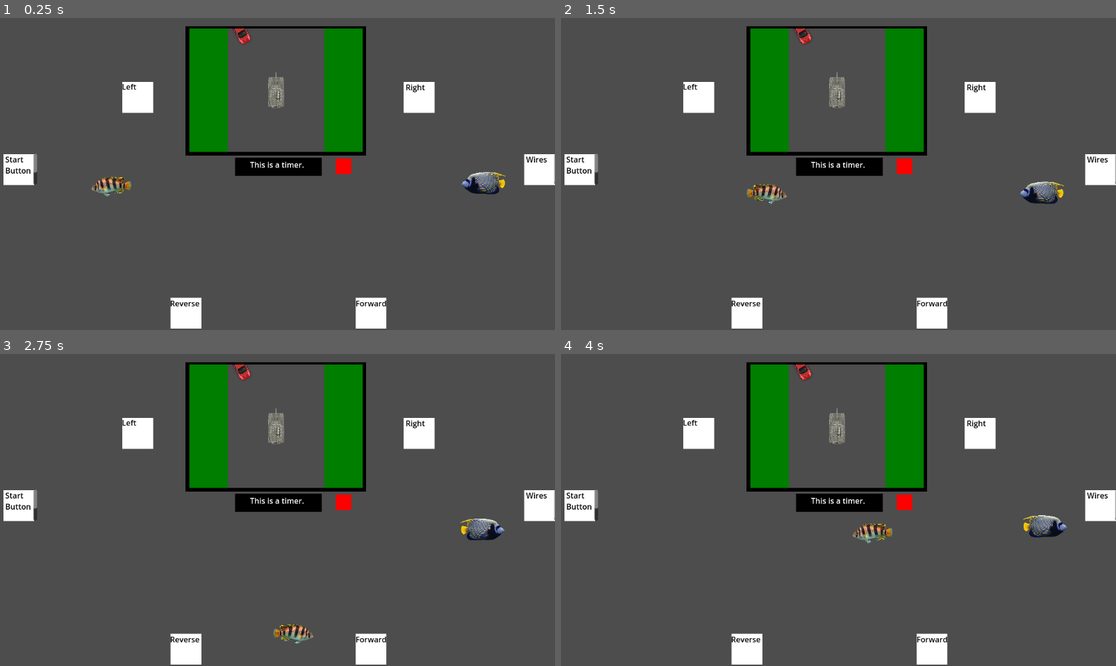
Above: before the commit, frames 1-4 (two rows, left to right).
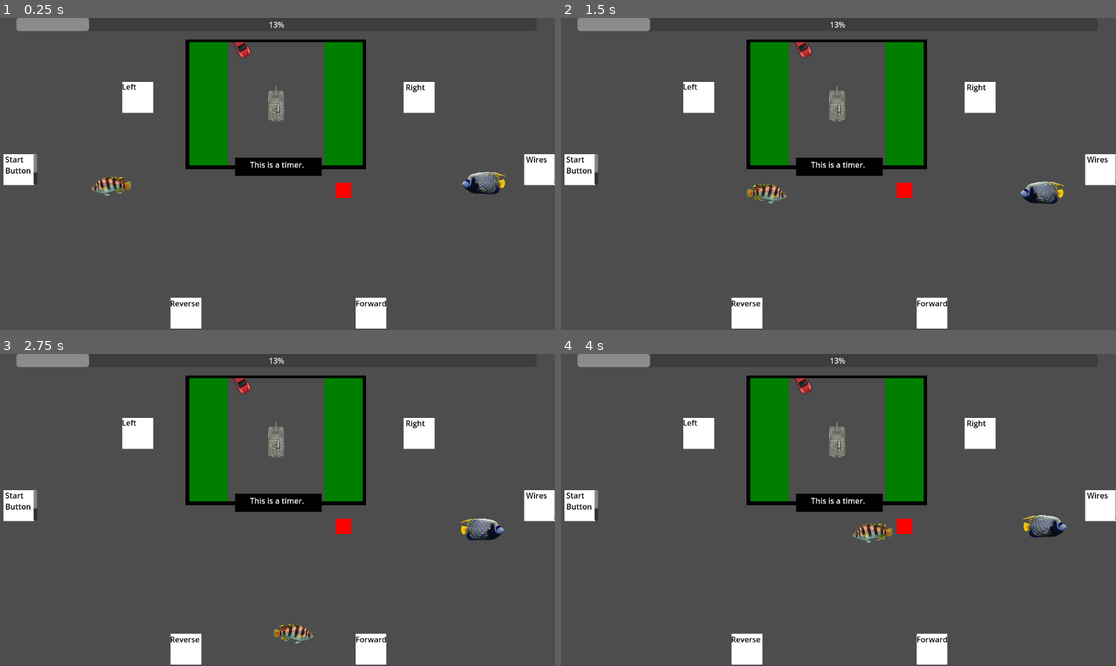
Above: after the commit, the same moments.

Repository: rynong99/fishtank
Game: Godot game, scene res://Scenes/main.tscn
Same seed, same stepped clock (60 frames per second), same inputs: the game is played once before the commit and once after it.
Inputs:
- Up to frame 1 (0.25 s): no input
- Up to frame 2 (1.5 s): tap Enter at 0.5 s; hold D (p1right) 0.53-1.28 s; tap Down (p2down) at 0.6 s; hold S (p1down) from 1.28 s (still down); tap Left (p2left) at 1.35 s
- Up to frame 3 (2.75 s): release S (p1down) at 2.03 s; hold D (p1right) from 2.03 s (still down); tap Right (p2right) at 2.1 s
- Up to frame 4 (4 s): release D (p1right) at 2.78 s; hold W (p1up) 2.78-3.53 s; tap Up (p2up) at 2.85 s; hold A (p1left) from 3.53 s (still down); tap Down (p2down) at 3.6 s

The runs differ from the first frame. In frame 1, 3.4% of the frame differs, in the area x 3-66%, y 0-58%; in frame 2, 3.4%; in frame 3, 3.4%; in frame 4, 3.4%.

Commit message:
Added Progress Bar
Added a progress bar that tells the player whether they are approaching the goal and how far they are from it.

Diff:
--- a/Scenes/outside_viewer.tscn
+++ b/Scenes/outside_viewer.tscn
@@ -14,9 +14,9 @@
 [node name="Running Light" type="ColorRect" parent="."]
 layout_mode = 0
 offset_left = 695.0
-offset_top = 292.0
+offset_top = 342.0
 offset_right = 727.0
-offset_bottom = 324.0
+offset_bottom = 374.0
 color = Color(1, 0, 0, 1)
 script = ExtResource("1_t3i44")
 
@@ -26,9 +26,9 @@
 anchor_left = 0.5
 anchor_right = 0.5
 offset_left = -185.0
-offset_top = 22.0
+offset_top = 50.0
 offset_right = 163.0
-offset_bottom = 279.0
+offset_bottom = 307.0
 grow_horizontal = 2
 color = Color(0, 0, 0, 1)
 
@@ -110,3 +110,11 @@
 grow_vertical = 2
 text = "This is a timer.
 "
+
+[node name="ProgressBar" type="ProgressBar" parent="."]
+unique_name_in_owner = true
+layout_mode = 0
+offset_left = 32.0
+offset_right = 1112.0
+offset_bottom = 27.0
+value = 50.0
--- a/Scenes/tank_move_test.tscn
+++ b/Scenes/tank_move_test.tscn
@@ -78,30 +78,32 @@
 scale = Vector2(1, 2.21875)
 texture = SubResource("GradientTexture2D_nxqqa")
 
-[node name="Start Line" type="StaticBody2D" parent="."]
+[node name="Start_Line" type="StaticBody2D" parent="."]
+unique_name_in_owner = true
 z_index = -1
 position = Vector2(12.5, 0)
 scale = Vector2(0.0625, 0.0625)
 
-[node name="CollisionShape2D" type="CollisionShape2D" parent="Start Line"]
+[node name="CollisionShape2D" type="CollisionShape2D" parent="Start_Line"]
 position = Vector2(-200, 176)
 shape = SubResource("RectangleShape2D_0s1gw")
 
-[node name="Sprite2D" type="Sprite2D" parent="Start Line"]
+[node name="Sprite2D" type="Sprite2D" parent="Start_Line"]
 position = Vector2(-200, 176)
 scale = Vector2(1.9375, 0.21875)
 texture = SubResource("GradientTexture2D_ijqg4")
 
-[node name="Finish Line" type="StaticBody2D" parent="."]
+[node name="Finish_Line" type="StaticBody2D" parent="."]
+unique_name_in_owner = true
 z_index = -1
 position = Vector2(12.5, 0)
 scale = Vector2(0.0625, 0.0625)
 
-[node name="CollisionShape2D" type="CollisionShape2D" parent="Finish Line"]
+[node name="CollisionShape2D" type="CollisionShape2D" parent="Finish_Line"]
 position = Vector2(-200, -960)
 shape = SubResource("RectangleShape2D_qujdl")
 
-[node name="Sprite2D" type="Sprite2D" parent="Finish Line"]
+[node name="Sprite2D" type="Sprite2D" parent="Finish_Line"]
 position = Vector2(-200, -960)
 scale = Vector2(1.9375, 0.21875)
 texture = SubResource("GradientTexture2D_rqrev")
--- a/Scripts/TankMovement.gd
+++ b/Scripts/TankMovement.gd
@@ -6,9 +6,27 @@
 var tank_direction = DirectionController.direction
 var tank_rotation = DirectionController.rotation
 var crashed = false
+
+var total_distance : float
+var progress_bar : ProgressBar
+
+func _ready() -> void:
+	# Get the total distance to finish the course
+	total_distance = %Start_Line.get_child(0).position.distance_to(%Finish_Line.get_child(0).position)
+	print(total_distance)
+	progress_bar = find_parent("OutsideViewer").find_child("ProgressBar")
+	print(progress_bar.value)
+
+func _process(_delta: float) -> void:
+	var progress = position.distance_to(%Finish_Line.get_child(0).position)
+	print(progress)
+	progress_bar.value = remap(progress, total_distance, 0, 0, 100.0)
+	print(progress_bar.value)
+
 func _physics_process(delta: float) -> void:
 	get_tank_direction()
 	get_tank_rotation()
+
 	var direction = Vector2.UP.rotated(rotation)
 	if tank_rotation == "Left":
 		rotation -= turn_rate*delta/5
--- a/Scripts/direction_controller.gd
+++ b/Scripts/direction_controller.gd
@@ -8,7 +8,7 @@
 
 
 
-func _process(delta: float) -> void:
+func _process(_delta: float) -> void:
 	#print(direction)
 	#print(rotation)
 	pass
